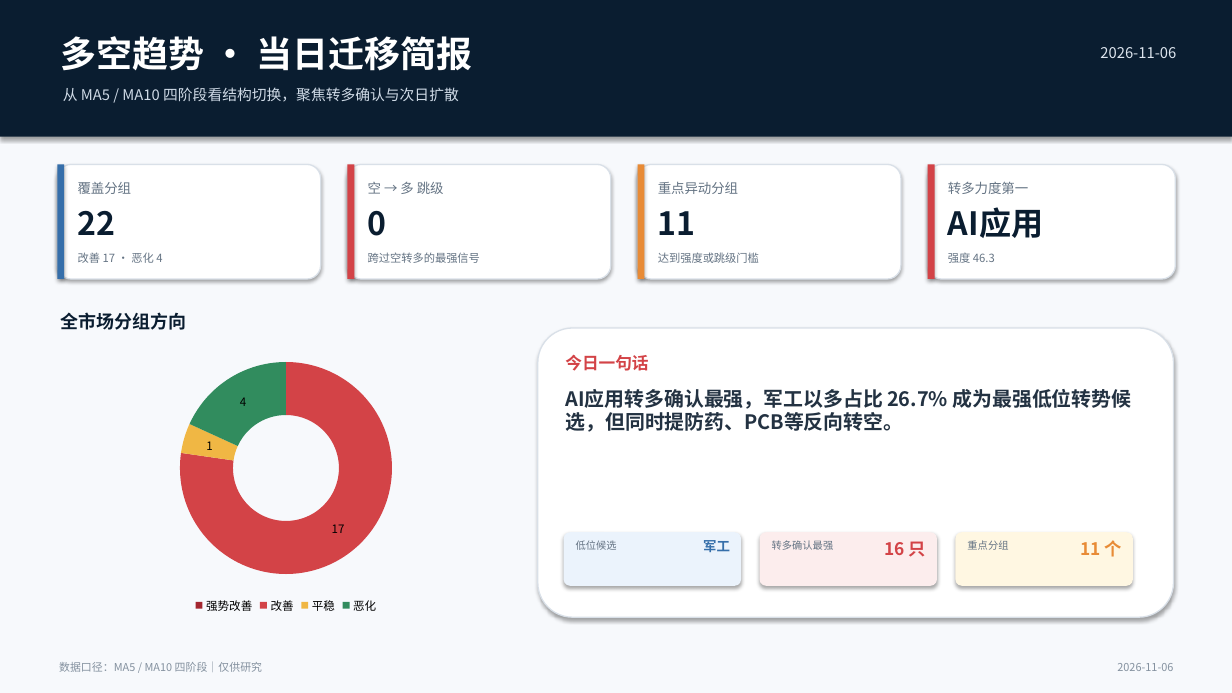
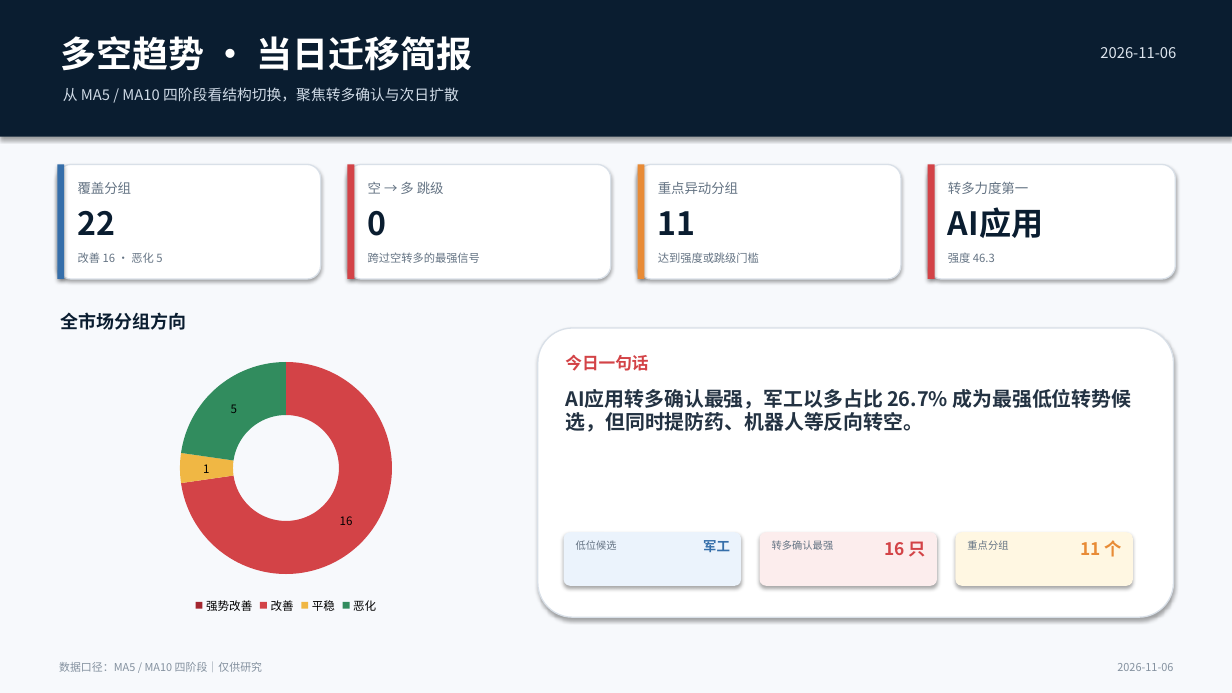
Before and after one commit to nancybhc/a-share-blast-lab, a slide deck: slide 1 of assets/多空阶段简报_2026-11-06.pptx. Drawn at 1232x693 pixels with LibreOffice and Linux fonts; fonts in the diff are those of the drawing. Boxes give left, top, right and bottom in pixels: in the first picture for what was removed or moved away, otherwise in the second. Text is boxed around its words. In the diff, an @@ line names an element or a change of style, - is before the commit and + after.

```diff
--- a/assets/多空阶段简报_2026-11-06.pptx
+++ b/assets/多空阶段简报_2026-11-06.pptx
@@ text at <box>78,252,162,263</box>: text changed @@
-改善 17 · 恶化 4
+改善 16 · 恶化 5
@@ doughnut chart at <box>67,349,506,617</box> @@
@@ Series 1, 改善: 17 to 16 @@
@@ Series 1, 恶化: 4 to 5 @@
@@ text at <box>566,389,1132,432</box>: text changed @@
-AI应用转多确认最强，军工以多占比 26.7% 成为最强低位转势候选，但同时提防药、PCB等反向转空。
+AI应用转多确认最强，军工以多占比 26.7% 成为最强低位转势候选，但同时提防药、机器人等反向转空。
```
Also in this commit, not shown: 3 other slides changed, 6 other files.
